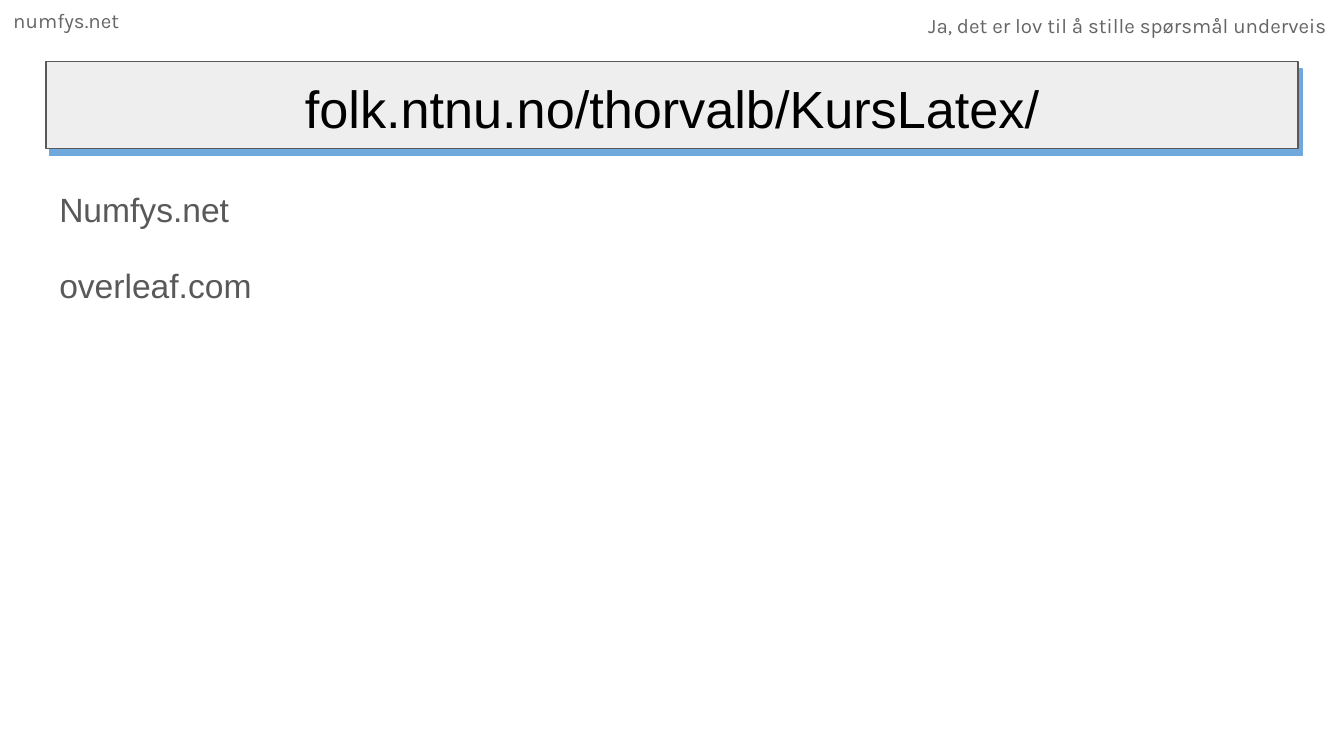
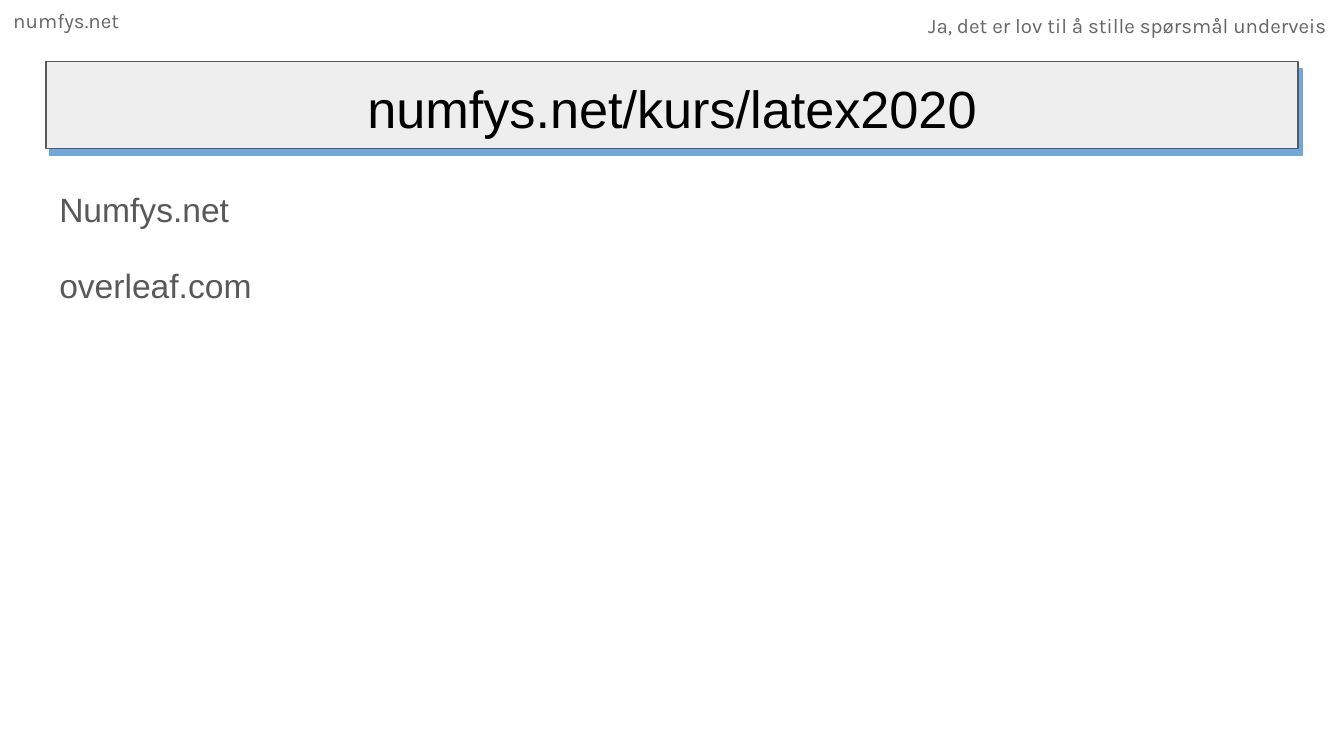
Before and after one commit to numfys/latex_presentation, a slide deck: slide 18 of KursLaTeX.odp. Drawn at 1344x756 pixels with LibreOffice and Linux fonts; fonts in the diff are those of the drawing; background and template pictures are left out. Boxes give left, top, right and bottom in pixels: in the first picture for what was removed or moved away, otherwise in the second. Text is boxed around its words. In the diff, an @@ line names an element or a change of style, - is before the commit and + after.

```diff
--- a/KursLaTeX.odp
+++ b/KursLaTeX.odp
@@ title at [367, 90, 976, 138]: text changed @@
-folk.ntnu.no/thorvalb/KursLatex/
+numfys.net/kurs/latex2020
```
Also in this commit, not shown: 1 slide added, 1 slide removed, 1 other file.
